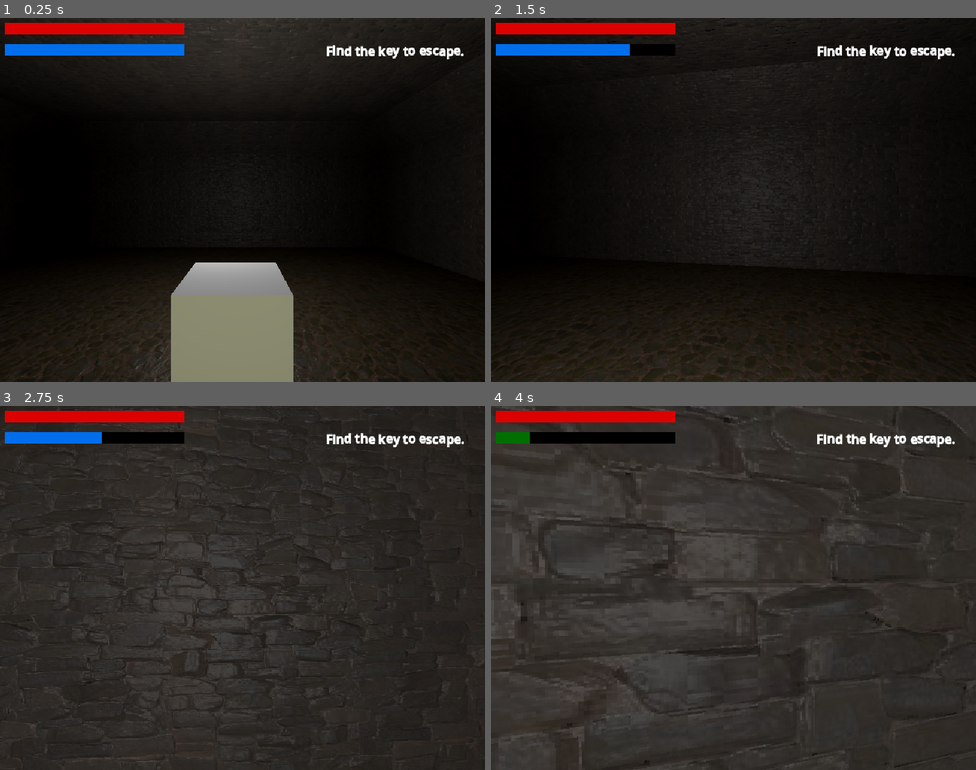
Above: before the commit, frames 1-4 (two rows, left to right).
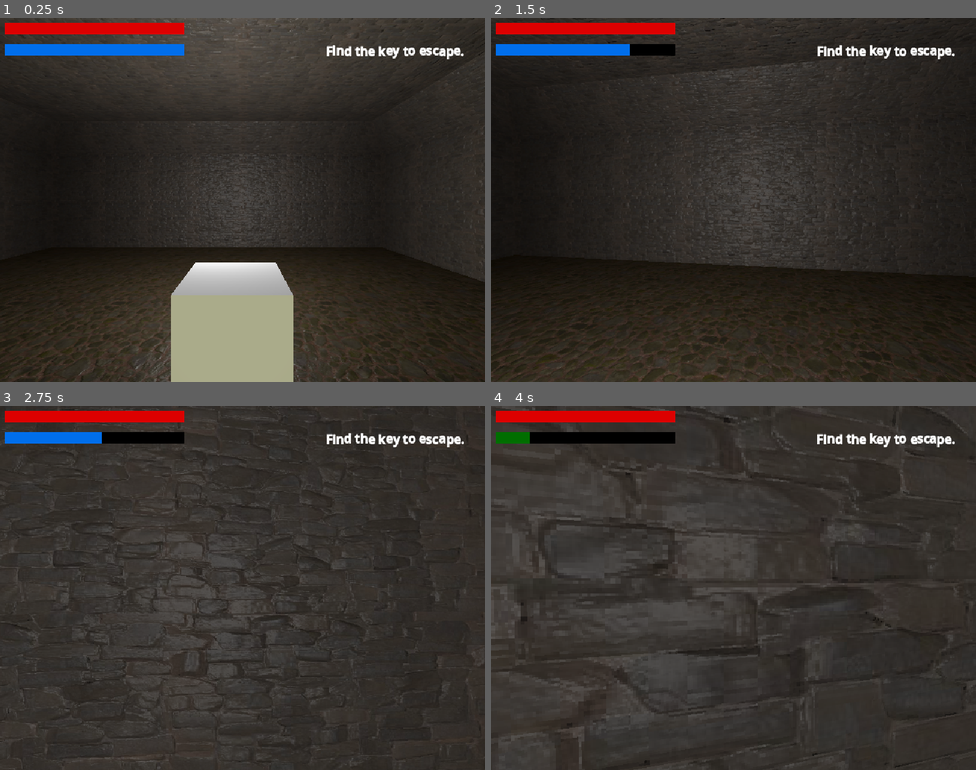
Above: after the commit, the same moments.

Repository: SpaceMoreDev/Codename_Retribution
Game: Godot game, scene res://Scenes/Main.tscn
Same seed, same stepped clock (60 frames per second), same inputs: the game is played once before the commit and once after it.
Inputs (mouse positions are in pixels of both pictures, inside the frame that each line leads up to):
- Up to frame 1 (0.25 s): no input
- Up to frame 2 (1.5 s): move the mouse to (757, 200) at 0.52 s; hold W (UP) from 0.53 s (still down); right-click (757, 200) at 0.6 s; tap Space (JUMP) at 0.77 s; move the mouse to (709, 200) at 1.27 s; tap Ctrl (CROUCH) at 1.35 s
- Up to frame 3 (2.75 s): keep holding W (UP); tap Space (JUMP) at 1.52 s; move the mouse to (252, 580) at 2.02 s; click (252, 580) at 2.1 s
- Up to frame 4 (4 s): keep holding W (UP); move the mouse to (728, 595) at 2.77 s; tap R (ROTATE_OBJECT) at 2.85 s; tap Space (JUMP) at 3.02, 3.77 s; move the mouse to (767, 591) at 3.52 s; hold Shift (RUN) from 3.53 s (still down)

The runs differ from the first frame. In frame 1, 67% of the frame differs, in the area x 0-100%, y 0-100%; in frame 2, 31%; in frame 3, less than 0.1%; in frame 4, less than 0.1%.

Commit message:
Tweaked Wandering logic, and Chase state

Diff:
--- a/Scenes/Main.tscn
+++ b/Scenes/Main.tscn
@@ -11,13 +11,11 @@
 [ext_resource type="PackedScene" uid="uid://bodjd04q3c2pm" path="res://Scenes/Packed/beast.tscn" id="9_l24ay"]
 
 [sub_resource type="Environment" id="Environment_n8o2s"]
-fog_enabled = true
 fog_light_color = Color(0, 0, 0, 1)
 fog_light_energy = 0.02
 fog_density = 0.384
 
 [sub_resource type="CameraAttributesPractical" id="CameraAttributesPractical_rjkhi"]
-dof_blur_far_enabled = true
 dof_blur_far_distance = 3.94
 
 [sub_resource type="NavigationMesh" id="NavigationMesh_tqggq"]
--- a/Scenes/Packed/beast.tscn
+++ b/Scenes/Packed/beast.tscn
@@ -1,7 +1,6 @@
-[gd_scene load_steps=12 format=3 uid="uid://bodjd04q3c2pm"]
+[gd_scene load_steps=11 format=3 uid="uid://bodjd04q3c2pm"]
 
 [ext_resource type="Script" path="res://Scripts/Beast/BeastController.gd" id="1_ru7bn"]
-[ext_resource type="Script" path="res://Scripts/Beast/Detection.gd" id="2_2061q"]
 [ext_resource type="Script" path="res://Scripts/States/Chase.gd" id="3_4igwm"]
 [ext_resource type="Script" path="res://Scripts/Beast/State_Machine.gd" id="3_y8enf"]
 [ext_resource type="Script" path="res://Scripts/States/Idle.gd" id="4_pom2q"]
@@ -24,32 +23,37 @@
 height = 0.31
 radius = 3.0
 
-[node name="Beast" type="CharacterBody3D" node_paths=PackedStringArray("faceDir")]
+[node name="Beast" type="CharacterBody3D" node_paths=PackedStringArray("nav")]
 transform = Transform3D(1, 0, 0, 0, 1, 0, 0, 0, 1, 0, 1, 0)
 collision_layer = 2
 collision_mask = 11
 axis_lock_angular_x = true
 axis_lock_angular_z = true
+motion_mode = 1
 wall_min_slide_angle = 0.0
 script = ExtResource("1_ru7bn")
-faceDir = NodePath("FaceDirection")
+nav = NodePath("NavigationAgent3D")
+
+[node name="NavigationAgent3D" type="NavigationAgent3D" parent="."]
+avoidance_enabled = true
+height = 2.0
+debug_enabled = true
+debug_use_custom = true
 
 [node name="FaceDirection" type="Node3D" parent="."]
 transform = Transform3D(1, 0, 0, 0, 1, 0, 0, 0, 1, 0, 0, -1)
 
 [node name="StateMachine" type="Node3D" parent="." node_paths=PackedStringArray("initial_state")]
 script = ExtResource("3_y8enf")
-initial_state = NodePath("Chase")
+initial_state = NodePath("Idle")
 
 [node name="Chase" type="Node" parent="StateMachine" node_paths=PackedStringArray("enemy")]
 script = ExtResource("3_4igwm")
 enemy = NodePath("../..")
-move_speed = 2.0
 
 [node name="Idle" type="Node" parent="StateMachine" node_paths=PackedStringArray("enemy")]
 script = ExtResource("4_pom2q")
 enemy = NodePath("../..")
-speed = 1.0
 
 [node name="MeshInstance3D" type="MeshInstance3D" parent="."]
 transform = Transform3D(0.8, 0, 0, 0, 0.8, 0, 0, 0, 0.8, 0, 0, 0)
@@ -64,14 +68,9 @@
 shape = SubResource("CapsuleShape3D_wdh8a")
 
 [node name="Detection" type="Node3D" parent="."]
-process_mode = 4
-script = ExtResource("2_2061q")
 
-[node name="Head" type="Node3D" parent="Detection"]
-transform = Transform3D(1, 0, 0, 0, 1, 0, 0, 0, 1, 0, 0.260669, -0.467208)
-
-[node name="RayCast3D" type="RayCast3D" parent="Detection/Head"]
-transform = Transform3D(1, 0, 0, 0, 1, 0, 0, 0, 1, 0, -0.907904, 0)
+[node name="RayCast3D" type="RayCast3D" parent="Detection"]
+transform = Transform3D(1, 0, 0, 0, 1, 0, 0, 0, 1, 0, -0.647235, -0.467208)
 target_position = Vector3(0, 0, -1)
 collision_mask = 16
 collide_with_areas = true
@@ -89,10 +88,3 @@
 
 [node name="CollisionShape3D" type="CollisionShape3D" parent="Detection/Near"]
 shape = SubResource("CylinderShape3D_lvdtx")
-
-[node name="NavigationAgent3D" type="NavigationAgent3D" parent="Detection"]
-avoidance_enabled = true
-height = 2.0
-use_3d_avoidance = true
-debug_enabled = true
-debug_use_custom = true
--- a/Scenes/Packed/fire.tscn
+++ b/Scenes/Packed/fire.tscn
@@ -96,7 +96,7 @@
 [node name="NavigationObstacle3D" type="NavigationObstacle3D" parent="."]
 transform = Transform3D(1, 0, 0, 0, 1, 0, 0, 0, 1, 0, 0.2, 0)
 radius = 0.5
-use_3d_avoidance = true
+height = 2.0
 
 [node name="Area3D" type="Area3D" parent="."]
 transform = Transform3D(1, 0, 0, 0, 1, 0, 0, 0, 1, 0, -0.0124707, 0)
--- a/Scripts/Beast/BeastController.gd
+++ b/Scripts/Beast/BeastController.gd
@@ -1,54 +1,41 @@
 extends CharacterBody3D
 class_name Beast
 
-# @onready var navigation : NavigationAgent3D = $NavigationAgent3D
-@onready var player : Player = Global._get_player()
-@export var speed : float = 100
-@export var turn_speed : float = 4.0
-@export var faceDir : Node3D
-@onready var detection : Detection = $Detection
 
-var timeDelta : float
-var active
-var rotationActive = true
+const MOVE_SPEED = 1
 
-@warning_ignore("unused_parameter")
+@export var nav : NavigationAgent3D
+@export var move_speed : float
+
+
+var canMove = true
+
+func _enter_tree():
+	add_to_group("Beast")
 
 func _ready():
-	add_to_group("Beast")
-	# navigation.connect("velocity_computed", velocity_computed)
-	# navigation.connect("target_reached", Target_Reached)
+	move_speed = MOVE_SPEED
+	nav.connect("velocity_computed", velocity_computed)
+
+func _physics_process(delta):
+	if canMove:
+		await get_tree().process_frame
+
+		var next_location = nav.get_next_path_position()
+		var currentLocation = global_transform.origin
+		var new_velocity = (next_location - currentLocation).normalized() * move_speed
+
+		nav.set_velocity(new_velocity)
+
+		if velocity.length() > 0:
+			var lookdir = atan2(-velocity.x, -velocity.z)
+			rotation.y =  lerp_angle(rotation.y, lookdir, 0.25)
 
 
-func _physics_process(delta):
-
-	move_and_slide()
-
-# func _physics_process(delta):
-# 	timeDelta = delta
-# 	if active:
-# 		Set_Target_Location(player.global_transform.origin)
-
-# 	await get_tree().process_frame
-# 	var next_location = navigation.get_next_path_position()
-# 	var currentLocation = global_transform.origin
-# 	var new_velocity = (next_location - currentLocation).normalized() * delta * speed
-# 	navigation.set_velocity(new_velocity)
-
-# 	if rotationActive:
-# 		faceDir.look_at(transform.origin + velocity, Vector3.UP)
-# 		rotate_y(deg_to_rad(faceDir.rotation.y * turn_speed))
 
 
-# func Target_Reached():
-# 	rotationActive = false
-
-# func Set_Target_Location(targetLocation):
-# 	navigation.target_position = targetLocation
-# 	rotationActive = true
-
-
-# func velocity_computed(safe_velocity):
-# 	if(self.process_mode != PROCESS_MODE_DISABLED) :
-# 		velocity = velocity.move_toward(safe_velocity, .25)
-# 		move_and_slide()
+func velocity_computed(safe_velocity):
+	if(self.process_mode != PROCESS_MODE_DISABLED):
+		if canMove:
+			velocity = safe_velocity
+			move_and_slide()
--- a/Scripts/Beast/Detection.gd
+++ b/Scripts/Beast/Detection.gd
@@ -1,35 +1,35 @@
 extends Node
-class_name Detection
+# class_name Detection
 
-@onready var player = Global._get_player()
-@onready var farArea : Area3D= $Far
-@onready var nearArea : Area3D = $Near
-@onready var raycast : RayCast3D = $"Head/RayCast3D"
-var beast : Beast
+# @onready var player = Global._get_player()
+# @onready var farArea : Area3D= $Far
+# @onready var nearArea : Area3D = $Near
+# @onready var raycast : RayCast3D = $"Head/RayCast3D"
+# var beast : Beast
 
-func _ready():
-	beast = get_parent() as Beast
-	farArea.connect("body_entered", RangeFar)
-	farArea.connect("body_exited", OutOfRangeFar)
-	nearArea.connect("body_entered", RangeNear)
+# func _ready():
+# 	beast = get_parent() as Beast
+# 	farArea.connect("body_entered", RangeFar)
+# 	farArea.connect("body_exited", OutOfRangeFar)
+# 	nearArea.connect("body_entered", RangeNear)
 
-func RangeFar(body):
-	if body is Player:
-		print("player is far")
-		beast.Set_Target_Location(player.global_transform.origin)
+# func RangeFar(body):
+# 	if body is Player:
+# 		print("player is far")
+# 		beast.Set_Target_Location(player.global_transform.origin)
 
 
-func OutOfRangeFar(body):
-	if body is Player:
-		print("player is no longer in range")
-		beast.active = false
+# func OutOfRangeFar(body):
+# 	if body is Player:
+# 		print("player is no longer in range")
+# 		beast.active = false
 
-func RangeNear(body):
-	if body is Player:
-		print("player is near")
-		beast.active = true
+# func RangeNear(body):
+# 	if body is Player:
+# 		print("player is near")
+# 		beast.active = true
 
-func CheckFire() -> bool:
-	if raycast.is_colliding():
-		return true
-	return false
+# func CheckFire() -> bool:
+# 	if raycast.is_colliding():
+# 		return true
+# 	return false
--- a/Scripts/GlobalData.gd
+++ b/Scripts/GlobalData.gd
@@ -7,9 +7,12 @@
 
 
 
-
 static  var firePrefab = preload("res://Scenes/Packed/fire.tscn")
 
 func _get_player() -> Player :
 	var player = get_tree().get_first_node_in_group("Player")
 	return player
+
+func _get_beast() -> Beast :
+	var beast = get_tree().get_first_node_in_group("Beast")
+	return beast
--- a/Scripts/States/Chase.gd
+++ b/Scripts/States/Chase.gd
@@ -1,24 +1,30 @@
 extends State
 class_name Chase
 
+@export var speed : float = 3
+var player : CharacterBody3D
 @export var enemy : CharacterBody3D
-@export var move_speed : float = 30.0
-var player : CharacterBody3D
 
+func _ready():
+	enemy.nav.connect("navigation_finished", navigation_finished)
 
 func Enter():
 	player = Global._get_player()
+	enemy.move_speed = speed
+
+func Exit():
+	enemy.move_speed = enemy.MOVE_SPEED
 
 func Physics_Update(delta : float):
-	var direction = player.global_position - enemy.global_position
+	if (get_parent() as StateMachine).current_state == self:
+		var direction = player.global_position - enemy.global_position
 
-	if direction.length() > 1:
-		enemy.velocity = direction.normalized() * move_speed
-		enemy.look_at(player.position, Vector3.UP)
-		# enemy.rotate_y(deg_to_rad(enemy.faceDir.rotation.y * enemy.turn_speed))
-	else:
-		enemy.velocity = Vector3.ZERO
+		if direction.length() > 1 and direction.length() < 5:
+			enemy.nav.target_position = player.global_transform.origin
+		else:
+			enemy.velocity = Vector3.ZERO
 
-	if direction.length() > 5:
+func navigation_finished():
+	if (get_parent() as StateMachine).current_state == self:
 		Transitioned.emit(self, "Idle")
 		print("transitioned to Idle")
--- a/Scripts/States/Idle.gd
+++ b/Scripts/States/Idle.gd
@@ -1,32 +1,52 @@
 extends State
 class_name Idle
 
+var player : CharacterBody3D
 @export var enemy : CharacterBody3D
-@export var speed : float
-var player : CharacterBody3D
+@export var wander_max_time : float = 5
+@export var wait_time : float = 1
 
 var move_dir : Vector3
 var wander_time : float
 
+
 func randomize_wander():
-    move_dir = Vector3(randf_range(-1,1), 0 , randf_range(-1,1)).normalized()
-    wander_time = randf_range(1,3)
+
+
+	move_dir = Vector3(randf_range(-1,1), 0 , randf_range(-1,1)).normalized()
+	wander_time = randf_range(1,wander_max_time)
+
+	enemy.canMove = false
+	enemy.nav.set_velocity(Vector3.ZERO)
+	await get_tree().create_timer(wait_time).timeout
+
+	var new_dest = move_dir * (wander_time + 2)
+	enemy.nav.target_position = enemy.global_position + new_dest
+	enemy.canMove = true
 
 func Enter():
-    player = Global._get_player()
-    randomize_wander()
+	player = Global._get_player()
+	enemy.move_speed = enemy.MOVE_SPEED
+
 
 func Update(delta:float):
-    if wander_time > 0:
-        wander_time -= delta
-    else:
-        randomize_wander()
+	if wander_time > 0:
+		wander_time -= delta
+	else:
+		randomize_wander()
+
+
 
 func Physics_Update(delta : float):
-    if enemy:
-        enemy.velocity = move_dir * speed
 
-    var player_direction = player.global_position - enemy.global_position
-    if player_direction.length() < 5:
-        Transitioned.emit(self, "Chase")
-        print("transitioned to Chase")
+	var player_direction = player.global_position - enemy.global_position
+
+	if player_direction.length() < 5:
+		Transitioned.emit(self, "Chase")
+		print("transitioned to Chase")
+
+
+# func navigation_finished():
+# 	if (get_parent() as StateMachine).current_state == self:
+# 		var new_dest = move_dir * 5
+# 		enemy.nav.target_position = enemy.global_position + new_dest
